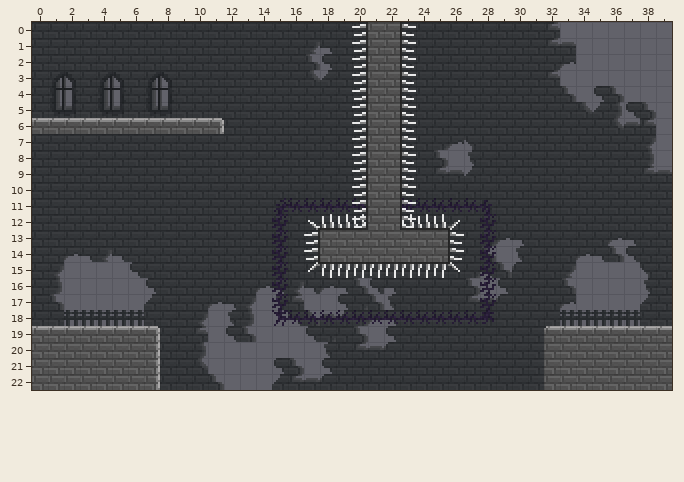
Tiled map (JSON), stored at Bin/Levels/Level_34.json. Above is the file before it was changed.
Cells are 8x8 px. Shown: x 0..39, y 0..22.
New version:
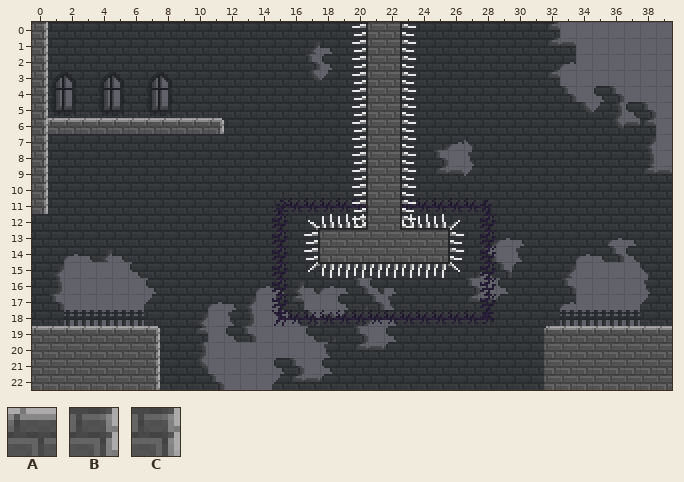
Key: from "passontileset": A 347, B 380, C 412.
_ is an empty cell.
The exact change:
Layer "FG1":
y 0..5: x 0 _ -> B
y 6: x 0 A -> B
y 7..10: x 0 _ -> B
y 11: x 0 _ -> C
